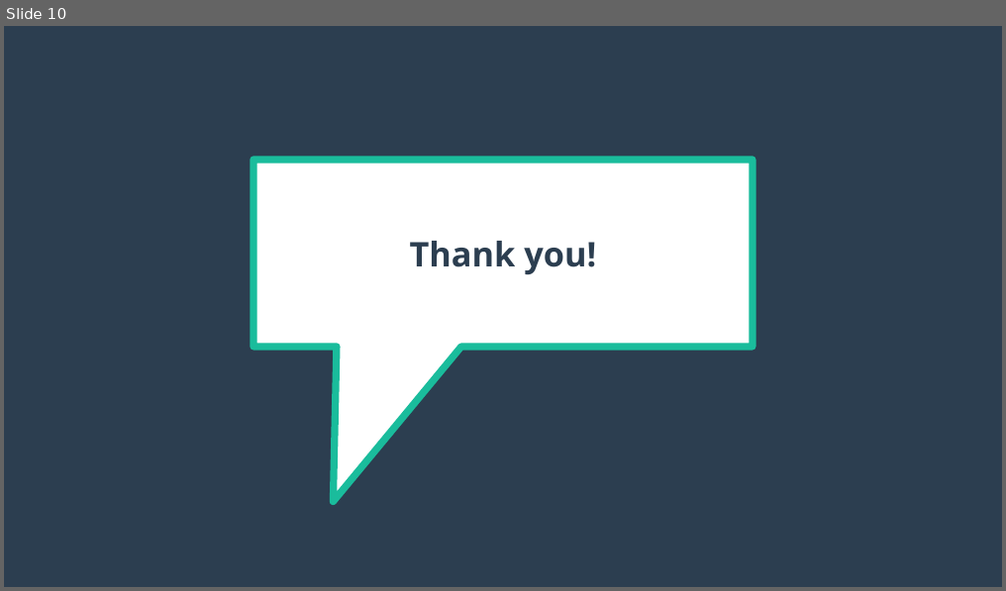
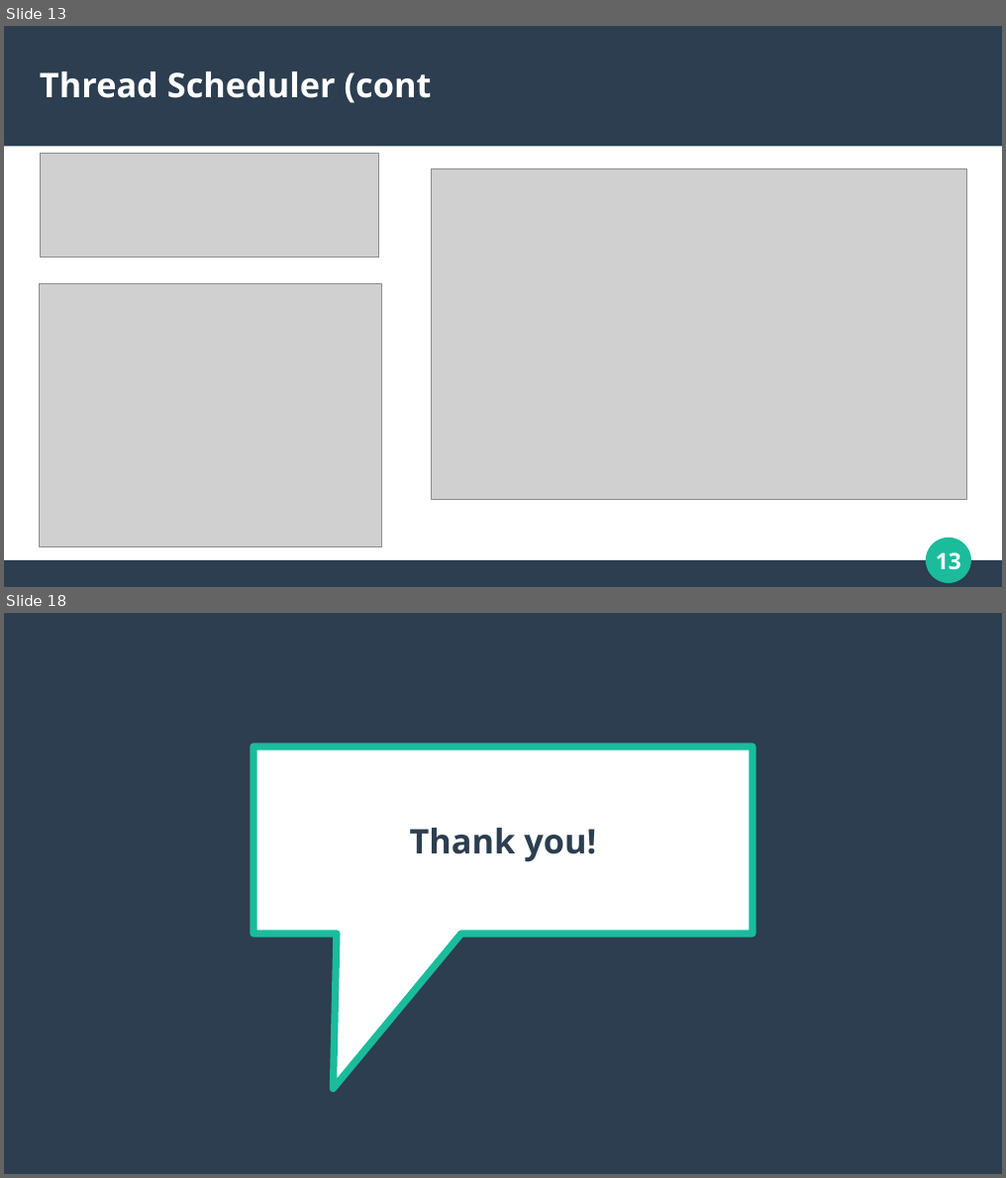
Before and after one commit to Abhishek-Kuvalekar/multithreading-java, a slide deck: Presentation.odp. Shown one above the other, each under a label of ours: slide 10 before the commit, slides 13 and 18 after it; the slides between them are not shown. The pictures are 1006x591 and 1006x1178 pixels, drawn with LibreOffice and Linux fonts; fonts in the diff are those of the drawing; grey boxes stand for pictures. Boxes give left, top, right and bottom in pixels: in the first picture for what was removed or moved away, otherwise in the second. Text is boxed around its words. In the diff, an @@ line names an element or a change of style, - is before the commit and + after.

```diff
--- a/Presentation.odp
+++ b/Presentation.odp
@@ slide 13 added at [4,26,1002,587], background #FFFFFF @@
@@ rectangle added at [4,26,1002,147], fill #2C3E50 @@
@@ title added at [40,72,432,103], 27 pt, text #FFFFFF, bold @@
+Thread Scheduler (cont
@@ picture added at [40,154,378,258] @@
@@ picture added at [432,169,966,499] @@
@@ picture added at [40,284,381,547] @@
@@ ellipse added at [927,539,971,583], fill #1ABC9C, outline #1ABC9C 0.85 pt @@
@@ page number added at [936,553,961,570], 18 pt, text #FFFFFF, bold @@
+13
@@ rectangle added at [4,562,1002,587], fill #2C3E50 @@
@@ what was slide 10 is now slide 18 @@
```
Also in this commit, not shown: 1 slide changed, 8 other slides added, 1 slide removed, 6 other files.
